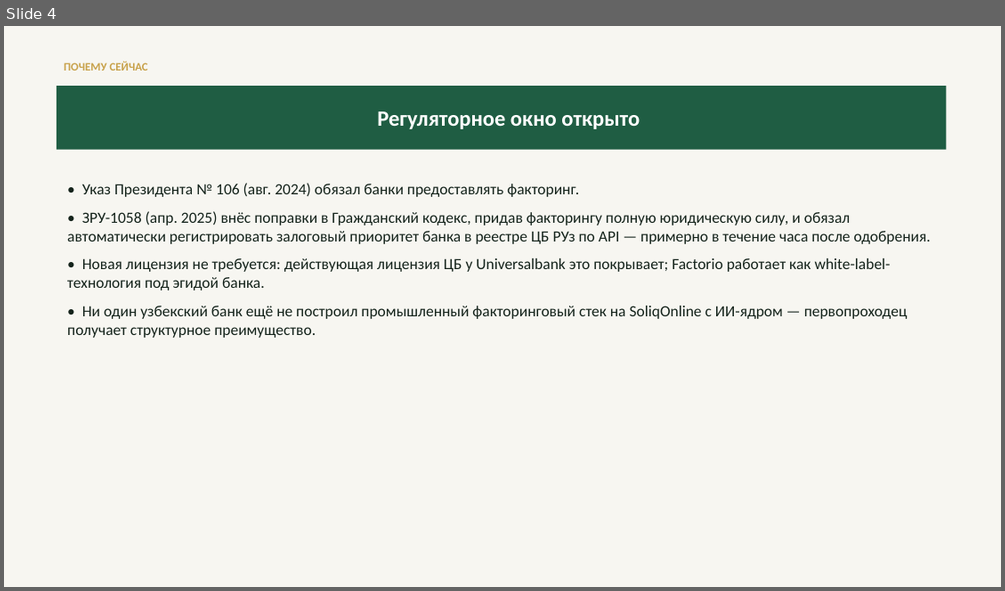
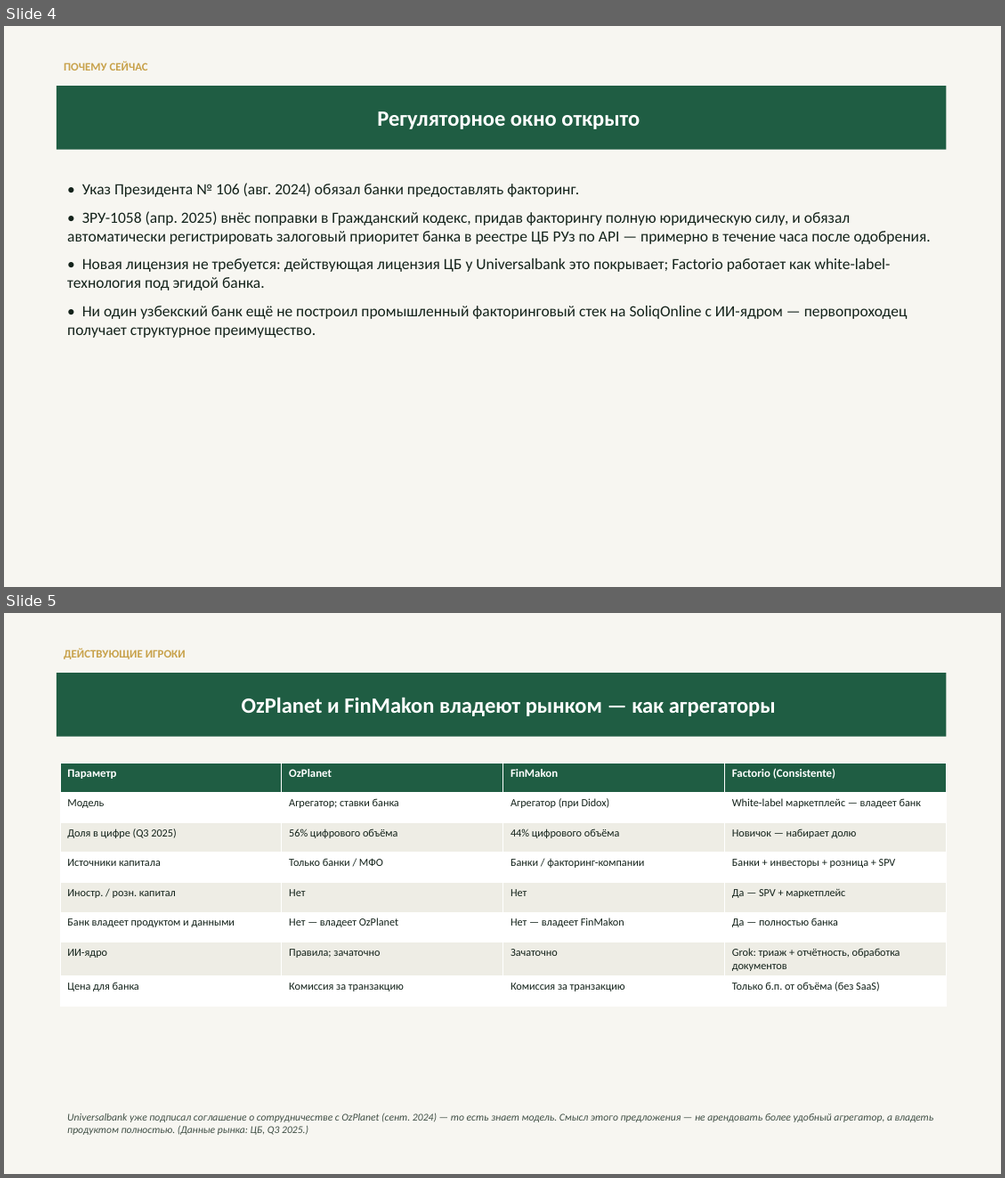
Before and after one commit to predictivelabsai/factorio, a slide deck: docs/universalbank_consistente_proposal_ru.pptx. Shown one above the other, each under a label of ours: slide 4 before the commit, slides 4 and 5 after it. The pictures are 1005x591 and 1005x1178 pixels, drawn with LibreOffice and Linux fonts; fonts in the diff are those of the drawing. Boxes give left, top, right and bottom in pixels: in the first picture for what was removed or moved away, otherwise in the second. Text is boxed around its words. In the diff, an @@ line names an element or a change of style, - is before the commit and + after.

```diff
--- a/docs/universalbank_consistente_proposal_ru.pptx
+++ b/docs/universalbank_consistente_proposal_ru.pptx
@@ slide 5 added at [4,613,1001,1174], background #FFFFFF @@
@@ rectangle added at [4,613,1001,1174], fill #F7F6F1 @@
@@ text added at [64,648,186,659], 11 pt, text #C8A24B, bold @@
+ДЕЙСТВУЮЩИЕ ИГРОКИ
@@ rectangle added at [57,673,947,737], fill #1F5D43, 21 pt, text #FFFFFF, bold @@
+OzPlanet и FinMakon владеют рынком — как агрегаторы
@@ table added at [60,763,946,1002], 8 rows, 4 columns @@
+Параметр | OzPlanet | FinMakon | Factorio (Consistente)
+Модель | Агрегатор; ставки банка | Агрегатор (при Didox) | White-label маркетплейс — владеет банк
+Доля в цифре (Q3 2025) | 56% цифрового объёма | 44% цифрового объёма | Новичок — набирает долю
+Источники капитала | Только банки / МФО | Банки / факторинг-компании | Банки + инвесторы + розница + SPV
+Иностр. / розн. капитал | Нет | Нет | Да — SPV + маркетплейс
+Банк владеет продуктом и данными | Нет — владеет OzPlanet | Нет — владеет FinMakon | Да — полностью банка
+ИИ-ядро | Правила; зачаточно | Зачаточно | Grok: триаж + отчётность, обработка документов
+Цена для банка | Комиссия за транзакцию | Комиссия за транзакцию | Только б.п. от объёма (без SaaS)
@@ text added at [67,1112,934,1135], 10 pt, text #415046, italic @@
+Universalbank уже подписал соглашение о сотрудничестве с OzPlanet (сент. 2024) — то есть знает модель. Смысл этого предложения — не арендовать более удобный агрегатор, а владеть продуктом полностью. (Данные рынка: ЦБ, Q3 2025.)
```
Also in this commit, not shown: 3 slides changed, 6 other slides added, 1 slide removed, 33 other files.
